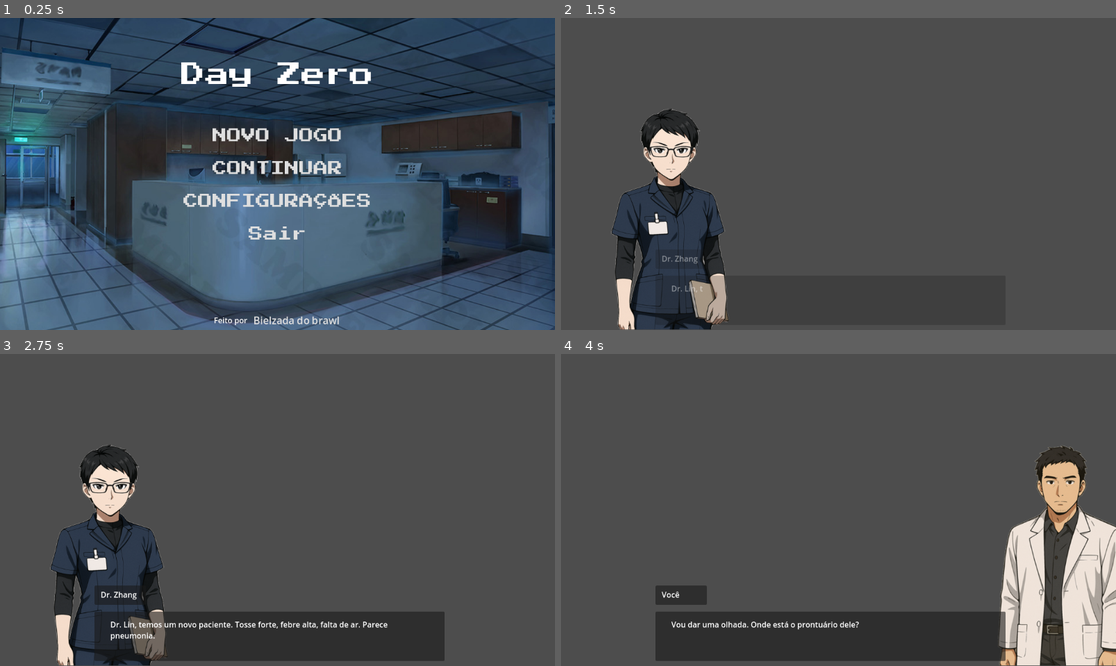
Above: before the commit, frames 1-4 (two rows, left to right).
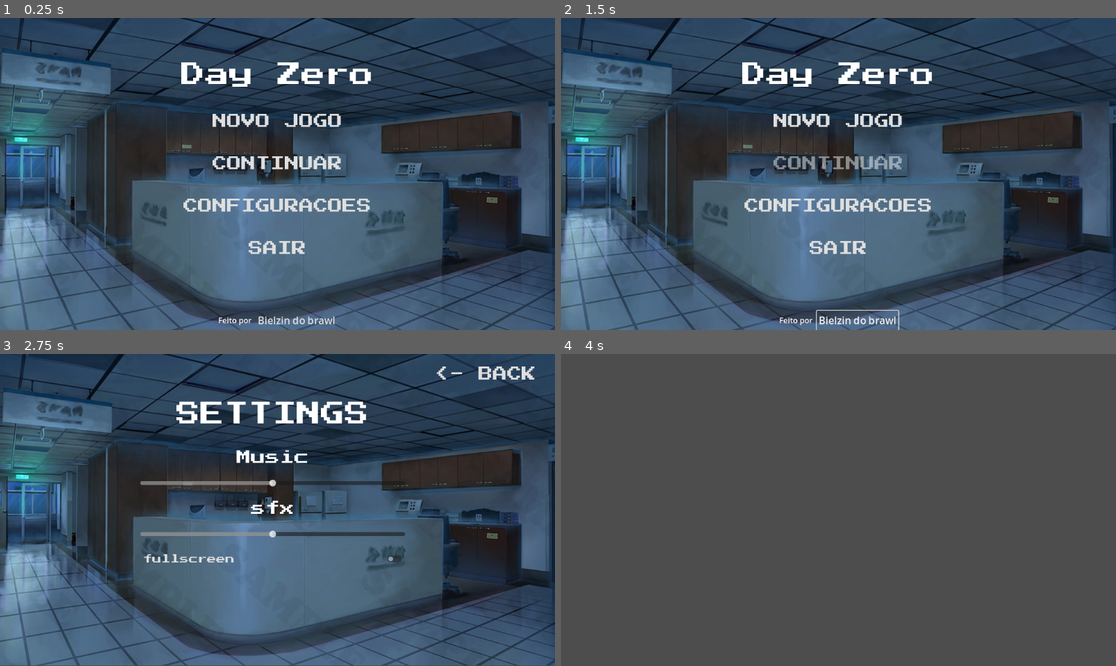
Above: after the commit, the same moments.

Repository: pmas98/Trabalho-Unifor-Jogos
Game: Godot game, scene res://Menu/Menu.tscn
Same seed, same stepped clock (60 frames per second), same inputs: the game is played once before the commit and once after it.
Inputs (mouse positions are in pixels of both pictures, inside the frame that each line leads up to):
- Up to frame 1 (0.25 s): no input
- Up to frame 2 (1.5 s): click "Bielzada do brawl" (after the commit: "Bielzin do brawl") at 0.5 s; click "CONTINUAR" at 1.25 s
- Up to frame 3 (2.75 s): click (277, 541) at 2 s, where only the run after the commit has a clickable "CONFIGURACOES"
- Up to frame 4 (4 s): click (1049, 375) at 2.75 s, where only the run after the commit has a clickable "<- BACK"; click (838, 456) at 3.5 s, where only the run after the commit has a clickable "NOVO JOGO"

The runs differ from the first frame. In frame 1, 3.5% of the frame differs, in the area x 33-67%, y 30-99%; in frame 2, 91%; in frame 3, 93%, in the area x 0-100%, y 0-100%; in frame 4, 20%.
Error after the commit: Invalid call. Nonexistent function 'has' in base 'Nil'. (res://Chapters/Chapter1/chapter_1.gd:33)

Commit message:
alteração do menu

Diff:
--- a/Menu/Menu.gd
+++ b/Menu/Menu.gd
@@ -3,13 +3,15 @@
 @onready var save_system = get_node("/root/SaveSystem")
 
 func _ready() -> void:
+	# Conectar botões
 	for button in get_tree().get_nodes_in_group("buttongroup"):
 		button.pressed.connect(Callable(self, "_on_button_pressed").bind(button))
 		button.mouse_exited.connect(Callable(self, "_on_mouse_interaction").bind(button, "exited"))
 		button.mouse_entered.connect(Callable(self, "_on_mouse_interaction").bind(button, "entered"))
 
-	# Update continue button state
-	var continue_button = get_node("ContinueButton")  # Adjust the path to your continue button
+
+	# Ativa/desativa o botão "Continuar"
+	var continue_button = get_node("MainContainer/HBoxContainer/VBoxContainer/Continuar")  # ajuste o caminho se necessário
 	if continue_button:
 		continue_button.disabled = !save_system.has_save_file()
 
@@ -22,20 +24,20 @@
 			play_button_sound()
 
 func _on_button_pressed(button: Button) -> void:
-	# TOCAR SOM DE CLIQUE
+
+	print("Botão pressionado:", button.text)
 	play_button_sound()
-
-	# AÇÕES DO BOTÃO
-	match button.text:
+	match button.name:
 		"NOVO JOGO":
 			save_system.clear_save_data()
 			get_tree().change_scene_to_file("res://Chapters/Chapter1/Chapter1.tscn")
+
 		"CONTINUAR":
-			var save_data = save_system.load_game()
-			if save_data.has("scene_path"):
-				get_tree().change_scene_to_file(save_data["scene_path"])
+			save_system.load_game()  # garante que os dados estejam atualizados
+			if save_system.current_scene_path != "":
+				get_tree().change_scene_to_file(save_system.current_scene_path)
 		"CONFIGURACOES":
-			print("Abrir menu de configurações")
+			get_tree().change_scene_to_file("res://Menu/settings.tscn")
 		"SAIR":
 			get_tree().quit()
 
--- a/Menu/Menu.tscn
+++ b/Menu/Menu.tscn
@@ -49,7 +49,7 @@
 [node name="DevBiel" type="Button" parent="MadeBy" groups=["buttongroup"]]
 layout_mode = 2
 theme_override_font_sizes/font_size = 21
-text = "Bielzada do brawl"
+text = "Bielzin do brawl"
 flat = true
 
 [node name="MainContainer" type="VBoxContainer" parent="."]
@@ -86,10 +86,10 @@
 layout_mode = 2
 size_flags_horizontal = 4
 size_flags_vertical = 8
-theme_override_constants/separation = 30
+theme_override_constants/separation = 50
 alignment = 1
 
-[node name="Novo Jogo" type="Button" parent="MainContainer/HBoxContainer/VBoxContainer" groups=["buttongroup"]]
+[node name="NOVO JOGO" type="Button" parent="MainContainer/HBoxContainer/VBoxContainer" groups=["buttongroup"]]
 layout_mode = 2
 focus_mode = 0
 theme_override_fonts/font = ExtResource("3_dolsu")
@@ -98,7 +98,7 @@
 text = "NOVO JOGO"
 flat = true
 
-[node name="Continuar" type="Button" parent="MainContainer/HBoxContainer/VBoxContainer" groups=["buttongroup"]]
+[node name="CONTINUAR" type="Button" parent="MainContainer/HBoxContainer/VBoxContainer" groups=["buttongroup"]]
 layout_mode = 2
 focus_mode = 0
 theme_override_fonts/font = ExtResource("3_dolsu")
@@ -107,20 +107,21 @@
 text = "CONTINUAR"
 flat = true
 
-[node name="Configuracoes" type="Button" parent="MainContainer/HBoxContainer/VBoxContainer" groups=["buttongroup"]]
+[node name="CONFIGURACOES" type="Button" parent="MainContainer/HBoxContainer/VBoxContainer" groups=["buttongroup"]]
 layout_mode = 2
 focus_mode = 0
 theme_override_fonts/font = ExtResource("3_dolsu")
 theme_override_font_sizes/font_size = 30
-text = "CONFIGURAÇÕES"
+text = "CONFIGURACOES"
 flat = true
 
-[node name="Sair" type="Button" parent="MainContainer/HBoxContainer/VBoxContainer" groups=["buttongroup"]]
+[node name="SAIR" type="Button" parent="MainContainer/HBoxContainer/VBoxContainer" groups=["buttongroup"]]
 layout_mode = 2
 focus_mode = 0
 theme_override_fonts/font = ExtResource("3_dolsu")
 theme_override_font_sizes/font_size = 30
-text = "Sair"
+text = "SAIR
+"
 flat = true
 
 [node name="AudioStreamPlayer" type="AudioStreamPlayer" parent="."]
--- /dev/null
+++ b/Menu/settings.gd
@@ -0,0 +1,66 @@
+extends Control
+
+@onready var save_system = get_node("/root/SaveSystem")
+var slider_block := true  # Flag para bloquear os handlers ao iniciar
+
+func _ready() -> void:
+	# Conecta os botões
+	for button in get_tree().get_nodes_in_group("buttongroup"):
+		button.pressed.connect(Callable(self, "_on_button_pressed").bind(button))
+		button.mouse_exited.connect(Callable(self, "_on_mouse_interaction").bind(button, "exited"))
+		button.mouse_entered.connect(Callable(self, "_on_mouse_interaction").bind(button, "entered"))
+
+
+
+	# Setar valores dos sliders sem disparar os sinais
+	slider_block = true
+	$Control/HBoxContainer/HSlider.value = save_system.volume_bus_1
+	$Control/HBoxContainer/HSlider2.value = save_system.volume_bus_2
+	slider_block = false
+	$Control/HBoxContainer/CheckButton.button_pressed = save_system.fullscreen_enabled
+
+func _on_mouse_interaction(button: Button, state: String) -> void:
+	match state:
+		"exited":
+			button.modulate.a = 1.0
+		"entered":
+			button.modulate.a = 0.5
+			play_button_sound()
+
+func _on_button_pressed(button: Button) -> void:
+	play_button_sound()
+
+	match button.text:
+		"<- BACK":
+			_on_voltar_pressed()
+
+func _on_voltar_pressed() -> void:
+	get_tree().change_scene_to_file("res://Menu/Menu.tscn")
+
+func _on_h_slider_value_changed(value: float) -> void:
+	if slider_block:
+		return  # Ignora se estamos bloqueando os handlers
+	save_system.volume_bus_1 = value
+	save_system.apply_audio_settings()
+	save_system.save_game()
+
+func _on_h_slider_2_value_changed(value: float) -> void:
+	if slider_block:
+		return  # Ignora se estamos bloqueando os handlers
+	save_system.volume_bus_2 = value
+	save_system.apply_audio_settings()
+	save_system.save_game()
+
+func _on_check_button_toggled(toggled_on: bool) -> void:
+	save_system.fullscreen_enabled = toggled_on
+	save_system.save_game()
+
+	if toggled_on:
+		DisplayServer.window_set_mode(DisplayServer.WINDOW_MODE_EXCLUSIVE_FULLSCREEN)
+	else:
+		DisplayServer.window_set_mode(DisplayServer.WINDOW_MODE_WINDOWED)
+func play_button_sound():
+	var sound = $ClickSound
+	if sound and sound.is_inside_tree():
+		sound.stream = load("res://Assets/Audio/SFX/buttonpress.wav")
+		sound.play()
--- /dev/null
+++ b/Menu/settings.tscn
@@ -0,0 +1,120 @@
+[gd_scene load_steps=6 format=3 uid="uid://3s772lmgcd55"]
+
+[ext_resource type="Script" uid="uid://bpajplhi2gkrk" path="res://Menu/settings.gd" id="1_omxsy"]
+[ext_resource type="Texture2D" uid="uid://cwq5unpjcuc7x" path="res://Assets/background.png" id="1_yeaht"]
+[ext_resource type="FontFile" uid="uid://dhi0h2gdkf5aj" path="res://Assets/PressStart2P-Regular.ttf" id="2_omxsy"]
+[ext_resource type="AudioStream" uid="uid://c18gouhg1gmuj" path="res://Assets/Audio/BGM/bgm_menuCalmo.ogg" id="4_emm1k"]
+[ext_resource type="AudioStream" uid="uid://bs4u3f00sxwbs" path="res://Assets/Audio/SFX/buttonpress.wav" id="5_iesh6"]
+
+[node name="Control" type="Control"]
+layout_mode = 3
+anchor_right = 1.0
+anchor_bottom = 0.992
+offset_bottom = 0.18396
+script = ExtResource("1_omxsy")
+
+[node name="TextureRect" type="TextureRect" parent="."]
+layout_mode = 1
+anchors_preset = -1
+anchor_right = 1.005
+anchor_bottom = 1.0
+offset_right = 0.23999
+offset_bottom = 4.0
+texture = ExtResource("1_yeaht")
+
+[node name="Control" type="VBoxContainer" parent="."]
+layout_mode = 1
+anchors_preset = -1
+anchor_left = 0.26
+anchor_top = 0.156
+anchor_right = 0.73
+anchor_bottom = 0.826
+offset_left = -8.52002
+offset_top = -0.307999
+offset_right = 0.039978
+offset_bottom = 68.882
+theme_override_constants/separation = 50
+
+[node name="Config" type="Label" parent="Control"]
+layout_mode = 2
+size_flags_horizontal = 4
+theme_override_fonts/font = ExtResource("2_omxsy")
+theme_override_font_sizes/font_size = 50
+text = "SETTINGS"
+horizontal_alignment = 1
+vertical_alignment = 1
+
+[node name="HBoxContainer" type="VBoxContainer" parent="Control"]
+layout_mode = 2
+theme_override_constants/separation = 30
+
+[node name="Config3" type="Label" parent="Control/HBoxContainer"]
+clip_contents = true
+layout_mode = 2
+size_flags_horizontal = 4
+theme_override_fonts/font = ExtResource("2_omxsy")
+theme_override_font_sizes/font_size = 30
+text = "Music"
+horizontal_alignment = 1
+vertical_alignment = 1
+
+[node name="HSlider" type="HSlider" parent="Control/HBoxContainer"]
+layout_mode = 2
+max_value = 1.0
+step = 0.01
+
+[node name="Config2" type="Label" parent="Control/HBoxContainer"]
+layout_mode = 2
+size_flags_horizontal = 4
+theme_override_fonts/font = ExtResource("2_omxsy")
+theme_override_font_sizes/font_size = 30
+text = "sfx"
+horizontal_alignment = 1
+vertical_alignment = 1
+
+[node name="HSlider2" type="HSlider" parent="Control/HBoxContainer"]
+layout_mode = 2
+max_value = 1.0
+step = 0.01
+
+[node name="CheckButton" type="CheckButton" parent="Control/HBoxContainer"]
+layout_mode = 2
+theme_override_fonts/font = ExtResource("2_omxsy")
+theme_override_font_sizes/font_size = 19
+button_pressed = true
+text = "fullscreen"
+flat = true
+
+[node name="Voltar" type="Button" parent="." groups=["buttongroup"]]
+layout_mode = 1
+anchors_preset = -1
+anchor_left = 0.766
+anchor_top = 0.037
+anchor_right = 0.987
+anchor_bottom = 0.096
+offset_left = -0.432007
+offset_top = 0.209
+offset_right = -0.0240479
+offset_bottom = 0.271999
+focus_mode = 0
+theme_override_fonts/font = ExtResource("2_omxsy")
+theme_override_font_sizes/font_size = 30
+action_mode = 0
+text = "<- BACK
+"
+flat = true
+
+[node name="AudioStreamPlayer" type="AudioStreamPlayer" parent="."]
+stream = ExtResource("4_emm1k")
+autoplay = true
+bus = &"music"
+
+[node name="ClickSound" type="AudioStreamPlayer" parent="."]
+stream = ExtResource("5_iesh6")
+volume_db = 10.049
+bus = &"sfx"
+
+[connection signal="value_changed" from="Control/HBoxContainer/HSlider" to="." method="_on_h_slider_value_changed"]
+[connection signal="value_changed" from="Control/HBoxContainer/HSlider2" to="." method="_on_h_slider_2_value_changed"]
+[connection signal="toggled" from="Control/HBoxContainer/CheckButton" to="." method="_on_check_button_toggled"]
+[connection signal="pressed" from="Voltar" to="." method="_on_voltar_pressed"]
--- /dev/null
+++ b/Scripts/auto_load.gd
@@ -0,0 +1,19 @@
+extends Node
+
+# Dados do jogo
+var current_chapter: int = 0
+var current_scene_id: int = 0
+var current_scene_path: String = ""
+var player_choices: Array = []
+
+# Valores de volume
+var volume_bus_1: float = 0.5
+var volume_bus_2: float = 0.5
+
+
+func apply_audio() -> void:
+	AudioServer.set_bus_volume_db(1, linear_to_db(volume_bus_1))
+	AudioServer.set_bus_mute(1, volume_bus_1 < 0.01)
+
+	AudioServer.set_bus_volume_db(2, linear_to_db(volume_bus_2))
+	AudioServer.set_bus_mute(2, volume_bus_2 < 0.01)
--- a/Scripts/save.gd
+++ b/Scripts/save.gd
@@ -2,75 +2,106 @@
 
 const SAVE_FILE = "user://savegame.save"
 
+# Dados do progresso
 var current_chapter: int = 0
 var current_scene_id: int = 0
 var current_scene_path: String = ""
-var player_choices: Array = []  # Array to store player choices
+var player_choices: Array = []
+
+var fullscreen_enabled: bool = false
+
+# Valores dos sliders de áudio
+var volume_bus_1: float = 0.5
+var volume_bus_2: float = 0.5
 
 func save_game() -> void:
-    var save_data = {
-        "chapter": current_chapter,
-        "scene_id": current_scene_id,
-        "scene_path": current_scene_path,
-        "choices": player_choices  # Save the choices array
-    }
+	var save_data = {
+		"chapter": current_chapter,
+		"scene_id": current_scene_id,
+		"scene_path": current_scene_path,
+		"choices": player_choices,
+		"volume_bus_1": volume_bus_1,
+		"volume_bus_2": volume_bus_2,
+		"fullscreen_enabled": fullscreen_enabled
+	}
+	var save_file = FileAccess.open(SAVE_FILE, FileAccess.WRITE)
+	if save_file:
+		save_file.store_var(save_data)
+		save_file.close()
+		print("Game saved successfully!")
 
-    var save_file = FileAccess.open(SAVE_FILE, FileAccess.WRITE)
-    if save_file:
-        save_file.store_var(save_data)
-        save_file.close()
-        print("Game saved successfully!")
+func load_game() -> void:
+	if not FileAccess.file_exists(SAVE_FILE):
+		print("No save file found. Using defaults.")
+		return
 
-func load_game() -> Dictionary:
-    if not FileAccess.file_exists(SAVE_FILE):
-        return {
-            "chapter": 0,
-            "scene_id": 0,
-            "scene_path": "res://Chapters/Chapter1/Chapter1.tscn",
-            "choices": []  # Initialize empty choices array
-        }
+	var save_file = FileAccess.open(SAVE_FILE, FileAccess.READ)
+	if save_file:
+		var save_data = save_file.get_var()
+		save_file.close()
 
-    var save_file = FileAccess.open(SAVE_FILE, FileAccess.READ)
-    if save_file:
-        var save_data = save_file.get_var()
-        save_file.close()
-        return save_data
+		# Atualizar dados locais
+		current_chapter = save_data.get("chapter", 0)
+		current_scene_id = save_data.get("scene_id", 0)
+		current_scene_path = save_data.get("scene_path", "res://Chapters/Chapter1/Chapter1.tscn")
+		player_choices = save_data.get("choices", [])
 
-    return {
-        "chapter": 0,
-        "scene_id": 0,
-        "scene_path": "res://Chapters/Chapter1/Chapter1.tscn",
-        "choices": []  # Initialize empty choices array
-    }
+		volume_bus_1 = save_data.get("volume_bus_1", 0.5)
+		volume_bus_2 = save_data.get("volume_bus_2", 0.5)
+		fullscreen_enabled = save_data.get("fullscreen_enabled", false)
+		if fullscreen_enabled:
+			DisplayServer.window_set_mode(DisplayServer.WINDOW_MODE_EXCLUSIVE_FULLSCREEN)
+		else:
+			DisplayServer.window_set_mode(DisplayServer.WINDOW_MODE_WINDOWED)
+
+		sync_autoload()
+		apply_audio_settings()
+
+func apply_audio_settings() -> void:
+	var audio_manager = get_node("/root/AutoLoad")
+	audio_manager.volume_bus_1 = volume_bus_1
+	audio_manager.volume_bus_2 = volume_bus_2
+	audio_manager.apply_audio()
+
+func sync_autoload() -> void:
+	var audio_manager = get_node("/root/AutoLoad")
+	audio_manager.volume_bus_1 = volume_bus_1
+	audio_manager.volume_bus_2 = volume_bus_2
 
 func update_save_data(save_info: Dictionary) -> void:
-    current_chapter = save_info["chapter"]
-    current_scene_id = save_info["scene_id"]
-    current_scene_path = save_info["scene_path"]
-    if save_info.has("choices"):
-        player_choices = save_info["choices"]
-    save_game()
+	current_chapter = save_info.get("chapter", 0)
+	current_scene_id = save_info.get("scene_id", 0)
+	current_scene_path = save_info.get("scene_path", "")
+	player_choices = save_info.get("choices", [])
+
+	volume_bus_1 = save_info.get("volume_bus_1", 0.5)
+	volume_bus_2 = save_info.get("volume_bus_2", 0.5)
+
+	sync_autoload()
+	apply_audio_settings()
+	save_game()
 
 func add_choice(choice_data: Dictionary) -> void:
-    player_choices.append(choice_data)
-    save_game()
+	player_choices.append(choice_data)
+	save_game()
 
 func has_save_file() -> bool:
-    return FileAccess.file_exists(SAVE_FILE)
+	return FileAccess.file_exists(SAVE_FILE)
 
 func clear_save_data() -> void:
-    # Reset all save data to initial values
-    current_chapter = 0
-    current_scene_id = 0
-    current_scene_path = "res://Chapters/Chapter1/Chapter1.tscn"
-    player_choices = []
+	current_chapter = 0
+	current_scene_id = 0
+	current_scene_path = "res://Chapters/Chapter1/Chapter1.tscn"
+	player_choices = []
+	volume_bus_1 = 0.5
+	volume_bus_2 = 0.5
 
-    # Delete the save file if it exists
-    if FileAccess.file_exists(SAVE_FILE):
-        var dir = DirAccess.open("user://")
-        if dir:
-            dir.remove(SAVE_FILE)
-            print("Save file deleted successfully!")
+	if FileAccess.file_exists(SAVE_FILE):
+		var dir = DirAccess.open("user://")
+		if dir:
+			dir.remove(SAVE_FILE)
+			print("Save file deleted successfully!")
 
-    # Save the initial state
-    save_game()
+	sync_autoload()
+	apply_audio_settings()
+	save_game()
--- /dev/null
+++ b/default_bus_layout.tres
@@ -0,0 +1,16 @@
+[gd_resource type="AudioBusLayout" format=3 uid="uid://kgdifi1vjsep"]
+
+[resource]
+bus/0/send = &"sfx"
+bus/1/name = &"music"
+bus/1/solo = false
+bus/1/mute = false
+bus/1/bypass_fx = false
+bus/1/volume_db = 0.0
+bus/1/send = &"Master"
+bus/2/name = &"sfx"
+bus/2/solo = false
+bus/2/mute = false
+bus/2/bypass_fx = false
+bus/2/volume_db = 0.0
+bus/2/send = &"Master"
--- a/project.godot
+++ b/project.godot
@@ -18,3 +18,8 @@
 [autoload]
 
 SaveSystem="*res://Scripts/save.gd"
+AutoLoad="*res://Scripts/auto_load.gd"
+
+[display]
+
+window/size/mode=3
Not shown, added: Menu/settings.gd.uid
Not shown, added: Scripts/auto_load.gd.uid
